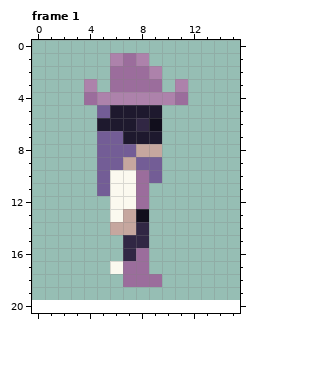
Edited in one commit: pixel-art file (assets/images/scratch/cowboy.aseprite). That is the earlier state.
16x26 pixels, 1 frame. Shown: frame 1. The old version is drawn lined up with the new one, on the new canvas. The commit also changed other frames, which this record leaves out.
Once edited:
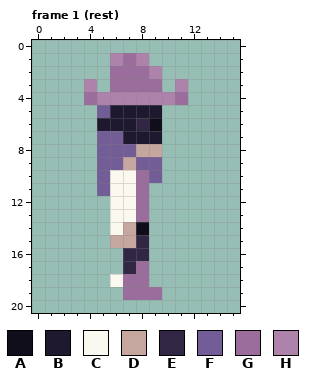
Palette (. is transparent): A #110e1c  B #1e192e  C #fbf9ef  D #c6a79f  E #312744  F #735d96  G #9b6d9c  H #ad82ab
The edit:
canvas 16x26 -> 16x21, the old top-left corner now at 0,-6 (the part of the old canvas that was cut away was empty and is not shown)
Frame 1 (rest):
Colour E gives way to colour A in row 14 at x 8.
The edit adds colour C in row 18 at x 6.
Colour D gives way to colour C in row 13 at x 7; in row 14 at x 6.
The edit adds colour D in row 15 at x 6.
Colour E gives way to colour D in row 15 at x 7.
Colour G gives way to colour E in row 16 at x 8; in row 17 at x 7.
The edit adds colour G in row 19 at x 7 to 9.
Colour A gives way to colour G in row 13 at x 8.
The edit erases colour C in row 17 at x 6.
The edit erases colour G in row 18 at x 9.
Changed places in both pictures, as pixel boxes (x1, y1, x2, y2):
changed: (110, 209, 162, 300)
